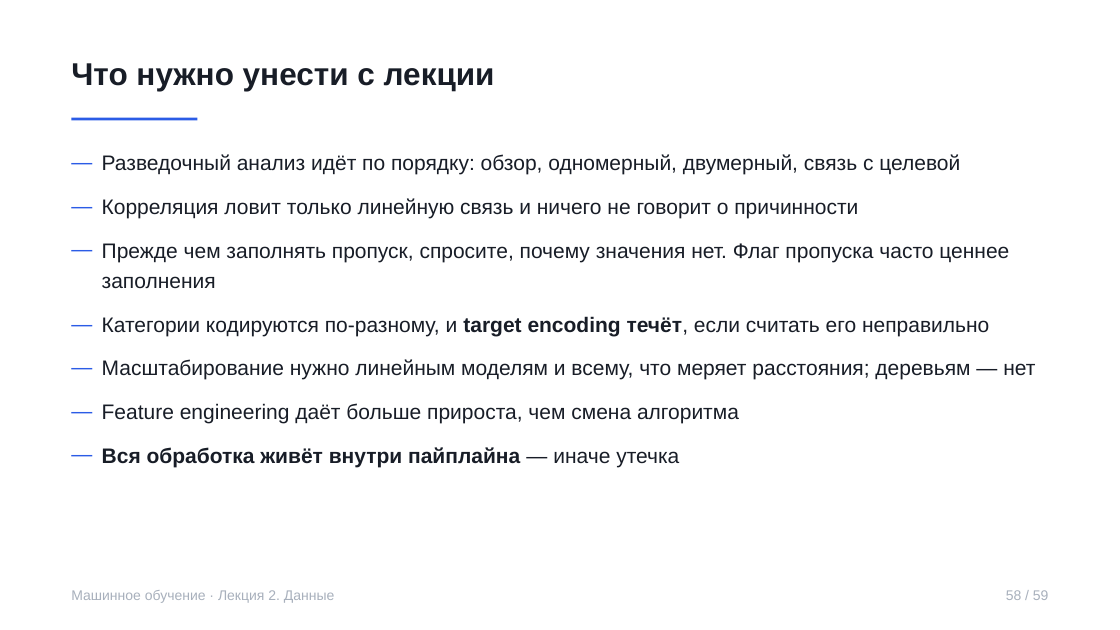
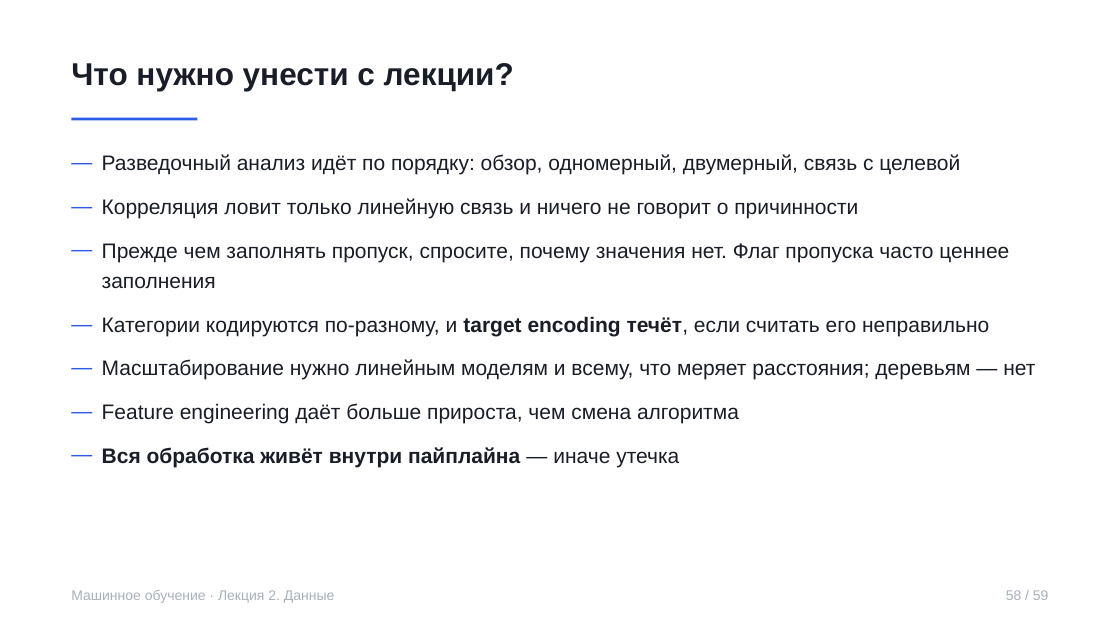
Before and after one commit to rustam-azimov/ml-course-hse, a slide deck: slide 58 of lectures/lecture02.pptx. Drawn at 1120x630 pixels with LibreOffice and Linux fonts; fonts in the diff are those of the drawing. Boxes give left, top, right and bottom in pixels: in the first picture for what was removed or moved away, otherwise in the second. Text is boxed around its words. In the diff, an @@ line names an element or a change of style, - is before the commit and + after.

```diff
--- a/lectures/lecture02.pptx
+++ b/lectures/lecture02.pptx
@@ text at <box>71,63,514,91</box>: text changed @@
-Что нужно унести с лекции
+Что нужно унести с лекции?
```
Also in this commit, not shown: 9 other slides changed, 2 other files.
